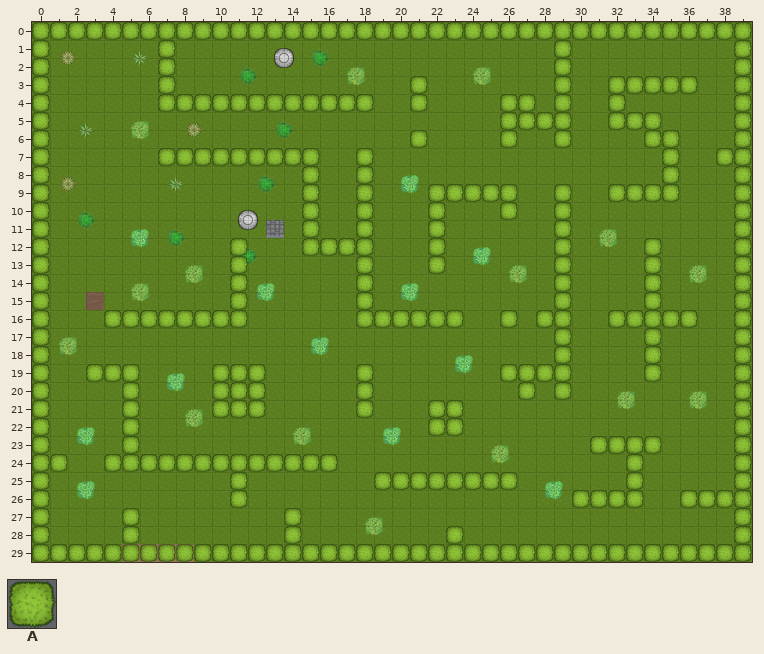
Tiled map, stored at GameEngine/levels/level1scaled2.tmx. The first picture shows the starting point.
Cells are 64x64 px. Shown: x 0..39, y 0..29.
Key: from "Block_B_02": A 0.
_ is an empty cell.
Layers that did not change in this view are not listed.
Layer "colidble" before, first column x 0:
 0 AAAAAAAAAAAAAAAAAAAAAAAAAAAAAAAAAAAAAAAA
 1 A______A_____________________A_________A
 2 A______A_____________________A_________A
 3 A______A_____________A_______A__AAAAA__A
 4 A______AAAAAAAAAAAA__A____AA_A__A______A
 5 A_________________________AAAA__AAA____A
 6 A____________________A____A__A____AA___A
 7 A______AAAAAAAAA__A________________A__AA
 8 A______________A__A________________A___A
 9 A______________A__A___AAAAA__A__AAAA___A
10 A______________A__A___A___A__A_________A
11 A______________A__A___A______A_________A
12 A__________A___AAAA___A______A____A____A
13 A__________A______A___A______A____A____A
14 A__________A______A__________A____A____A
15 A__________A______A__________A____A____A
16 A___AAAAAAAA______AAAAAA__A_AA__AAAAA__A
17 A____________________________A____A____A
18 A____________________________A____A____A
19 A__AAA____AAA_____A_______AAAA____A____A
20 A____A____AAA_____A________A_A_________A
21 A____A____AAA_____A___AA_______________A
22 A____A________________AA_______________A
23 A____A_________________________AAAA____A
24 AA__AAAAAAAAAAAAA________________A_____A
25 A__________A_______AAAAAAAA______A_____A
26 A__________A__________________AAAA__AAAA
27 A____A________A________________________A
28 A____A________A________A_______________A
29 AAAAAAAAAAAAAAAAAAAAAAAAAAAAAAAAAAAAAAAA
And afterwards:
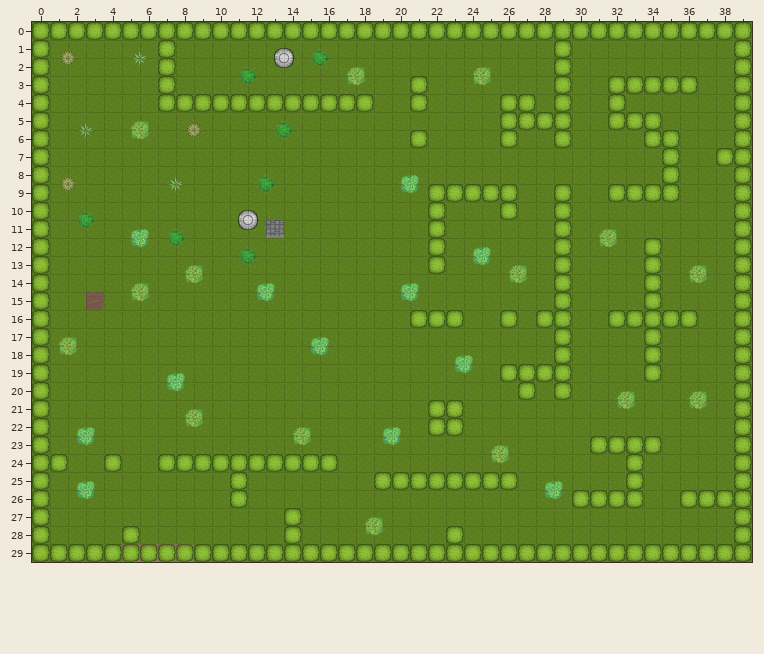
Difference:
Layer "colidble":
y 7: x 7..15 AAAAAAAAA -> _________; x 18 A -> _
y 8..11: x 15 A -> _; x 18 A -> _
y 12: x 11 A -> _; x 15..18 AAAA -> ____
y 13..15: x 11 A -> _; x 18 A -> _
y 16: x 4..11 AAAAAAAA -> ________; x 18..20 AAA -> ___
y 19: x 3..5 AAA -> ___; x 10..12 AAA -> ___; x 18 A -> _
y 20..21: x 5 A -> _; x 10..12 AAA -> ___; x 18 A -> _
y 22..23: x 5 A -> _
y 24: x 5..6 AA -> __
y 27: x 5 A -> _
Changed places in both pictures, as pixel boxes (x1, y1, x2, y2):
removed: (104, 148, 410, 328)
removed: (86, 364, 158, 472)
removed: (212, 364, 266, 418)
removed: (356, 364, 374, 418)
removed: (122, 508, 140, 526)
